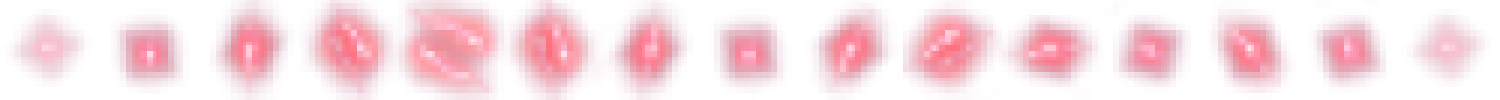
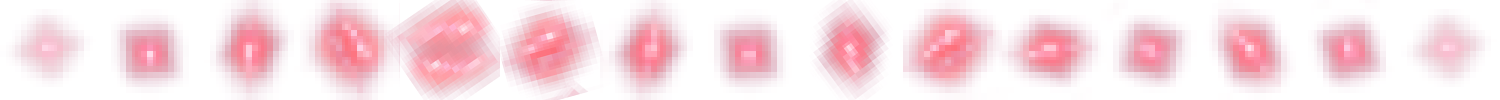
Layer changes from the first 1500 x 100 image to the second:
painted on "Pasted Layer" over bbox(382, 0, 897, 100)
